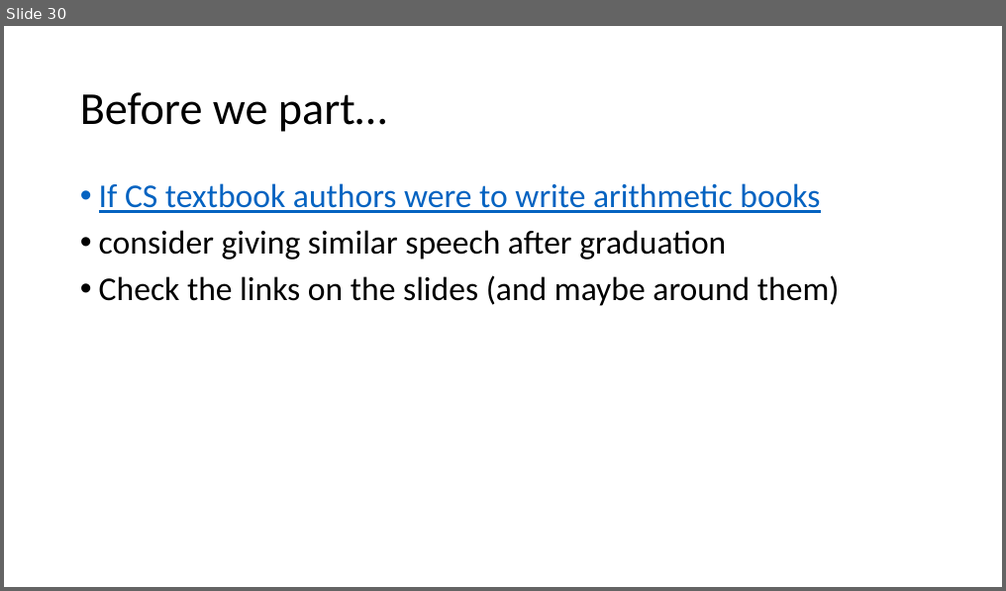
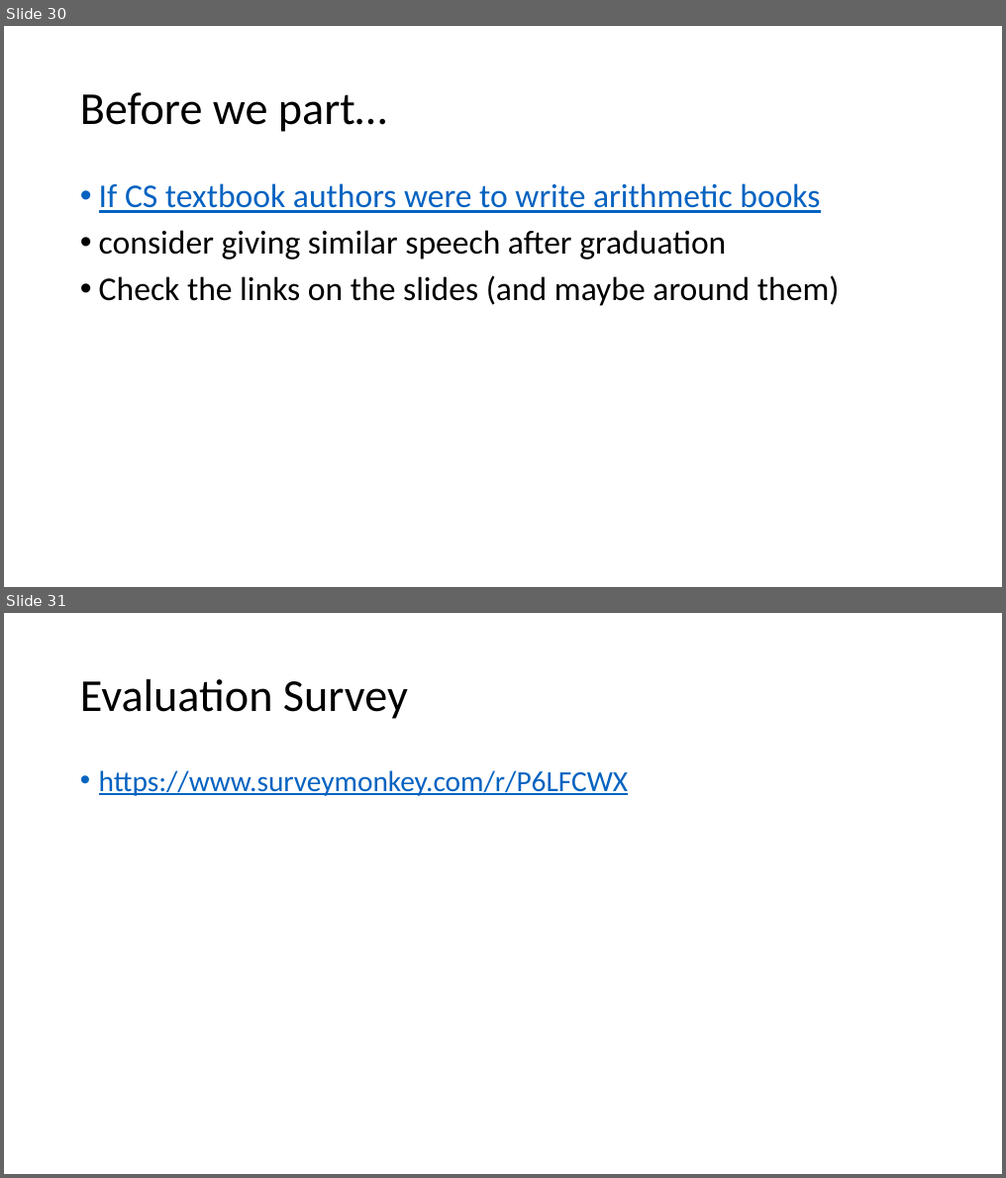
Before and after one commit to senine/workshop, a slide deck: Intro.pptx. Shown one above the other, each under a label of ours: slide 30 before the commit, slides 30 and 31 after it. The pictures are 1006x591 and 1006x1178 pixels, drawn with LibreOffice and Linux fonts; fonts in the diff are those of the drawing. Boxes give left, top, right and bottom in pixels: in the first picture for what was removed or moved away, otherwise in the second. Text is boxed around its words. In the diff, an @@ line names an element or a change of style, - is before the commit and + after.

```diff
--- a/Intro.pptx
+++ b/Intro.pptx
@@ slide 31 added at [4,613,1002,1174], background #FFFFFF @@
@@ title added at [80,679,408,719], 44 pt, text #000000 @@
+Evaluation Survey
@@ text added at [99,770,628,796], 28 pt, text #0563C1, underline @@
+• https://www.surveymonkey.com/r/P6LFCWX
```
Also in this commit, not shown: 4 slides changed, 3 other files.
